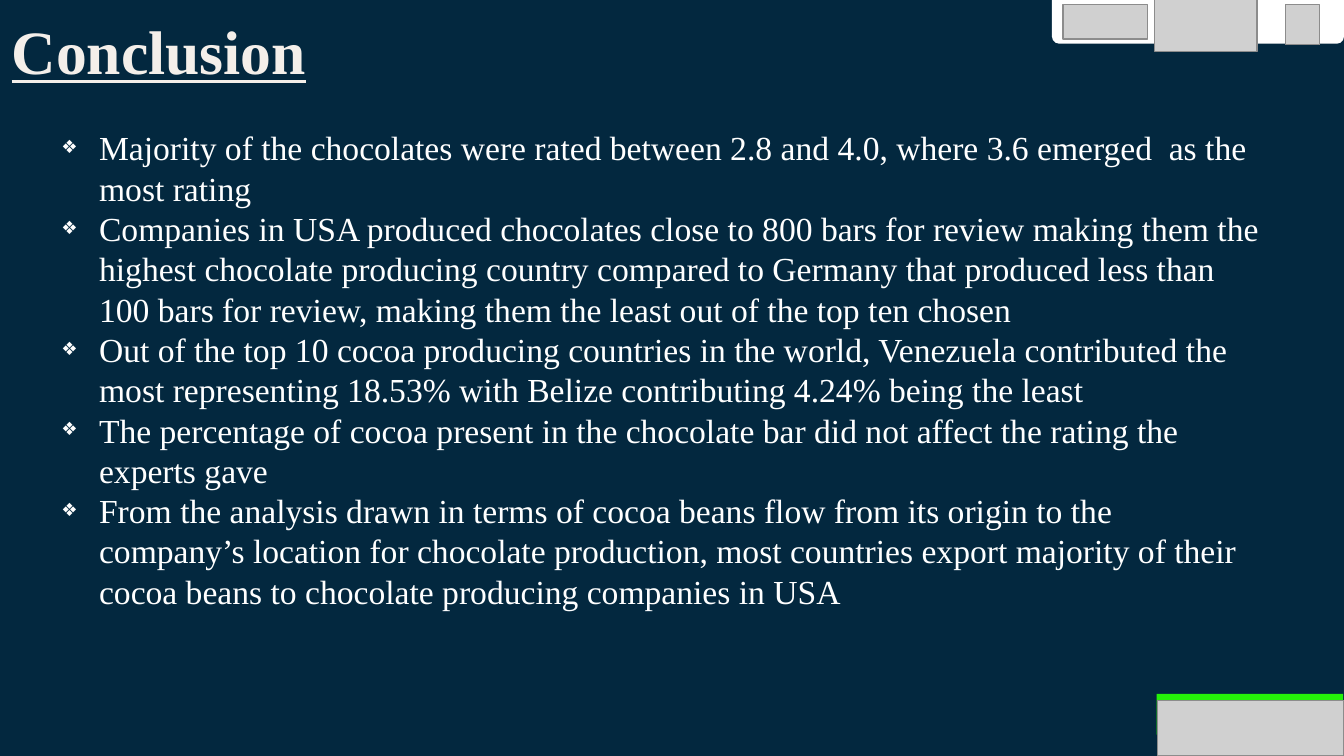
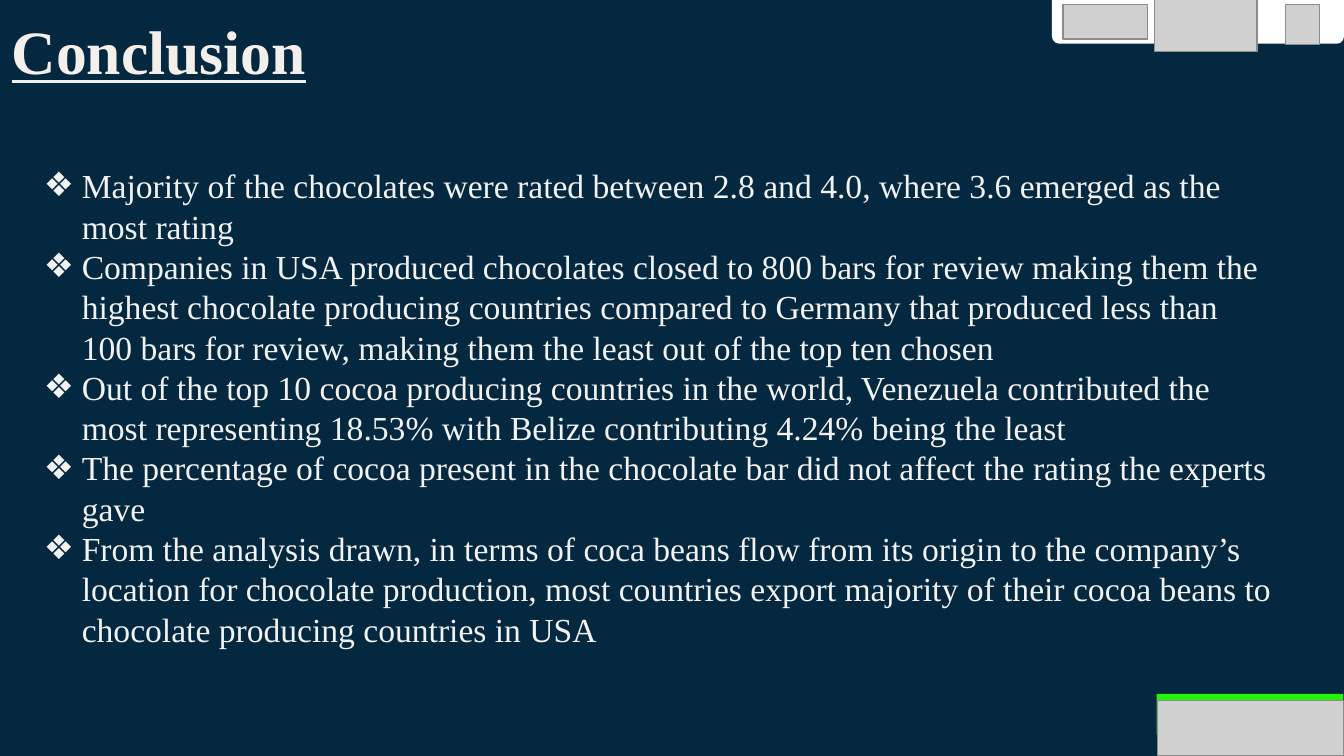
Before and after one commit to Daksam/Group-1-EDA-project, a slide deck: slide 15 of Group 1 EDA Project DIGICAP.pptx. Drawn at 1344x756 pixels with LibreOffice and Linux fonts; fonts in the diff are those of the drawing; grey boxes stand for pictures. Boxes give left, top, right and bottom in pixels: in the first picture for what was removed or moved away, otherwise in the second. Text is boxed around its words. In the diff, an @@ line names an element or a change of style, - is before the commit and + after.

```diff
--- a/Group 1 EDA Project DIGICAP.pptx
+++ b/Group 1 EDA Project DIGICAP.pptx
@@ subtitle "Majority of the chocolates were ...": place and size @@
-subtitle "Majority of the chocolates were ..." at box(99, 136, 1258, 610)
+subtitle "Majority of the chocolates were ..." at box(82, 174, 1271, 648)
@@ subtitle at box(82, 174, 1266, 527): text colour #FFFFFF to #F2F2F2 in "Majority of the chocolates were rated between ...", "Out of the top 10 cocoa producing ...", "The percentage of cocoa present in the ..."; bullet colour #FFFFFF to #F2F2F2 @@
@@ subtitle at box(82, 255, 1258, 366): text changed; text colour #FFFFFF to #F2F2F2 @@
-❖ Companies in USA produced chocolates close to 800 bars for review making them the highest chocolate producing country compared to Germany that produced less than 100 bars for review, making them the least out of the top ten chosen
+❖ Companies in USA produced chocolates closed to 800 bars for review making them the highest chocolate producing countries compared to Germany that produced less than 100 bars for review, making them the least out of the top ten chosen
@@ subtitle at box(82, 537, 1271, 648): text changed; text colour #FFFFFF to #F2F2F2 @@
-❖ From the analysis drawn in terms of cocoa beans flow from its origin to the company’s location for chocolate production, most countries export majority of their cocoa beans to chocolate producing companies in USA
+❖ From the analysis drawn, in terms of coca beans flow from its origin to the company’s location for chocolate production, most countries export majority of their cocoa beans to chocolate producing countries in USA
```
Also in this commit, not shown: 6 other slides changed.
